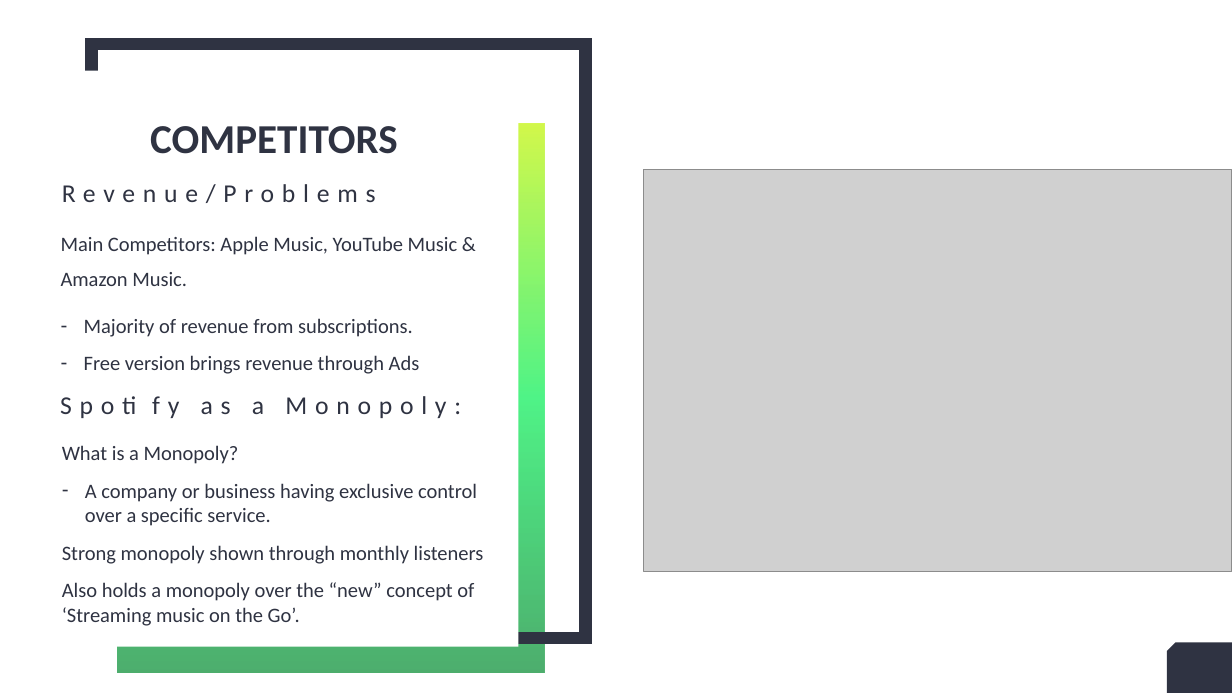
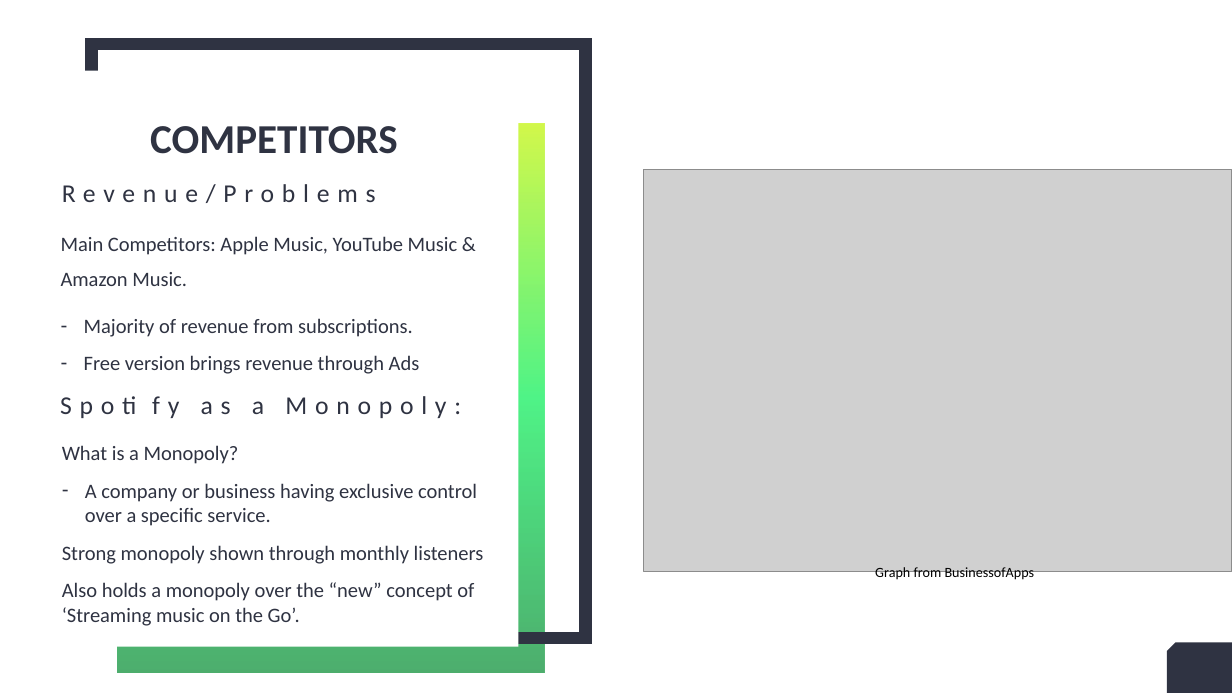
Before and after one commit to RandumbFluke/Design_Contexts_Year_1, a slide deck: slide 9 of Assignment 2/Jarvis x spotify.pptx. Drawn at 1232x693 pixels with LibreOffice and Linux fonts; fonts in the diff are those of the drawing; grey boxes stand for pictures. Boxes give left, top, right and bottom in pixels: in the first picture for what was removed or moved away, otherwise in the second. Text is boxed around its words. In the diff, an @@ line names an element or a change of style, - is before the commit and + after.

```diff
--- a/Assignment 2/Jarvis x spotify.pptx
+++ b/Assignment 2/Jarvis x spotify.pptx
@@ text added at [875, 567, 1035, 581], 11 pt, text #000000 @@
+Graph from BusinessofApps
```
Also in this commit, not shown: 2 other slides changed, 2 slides added.
